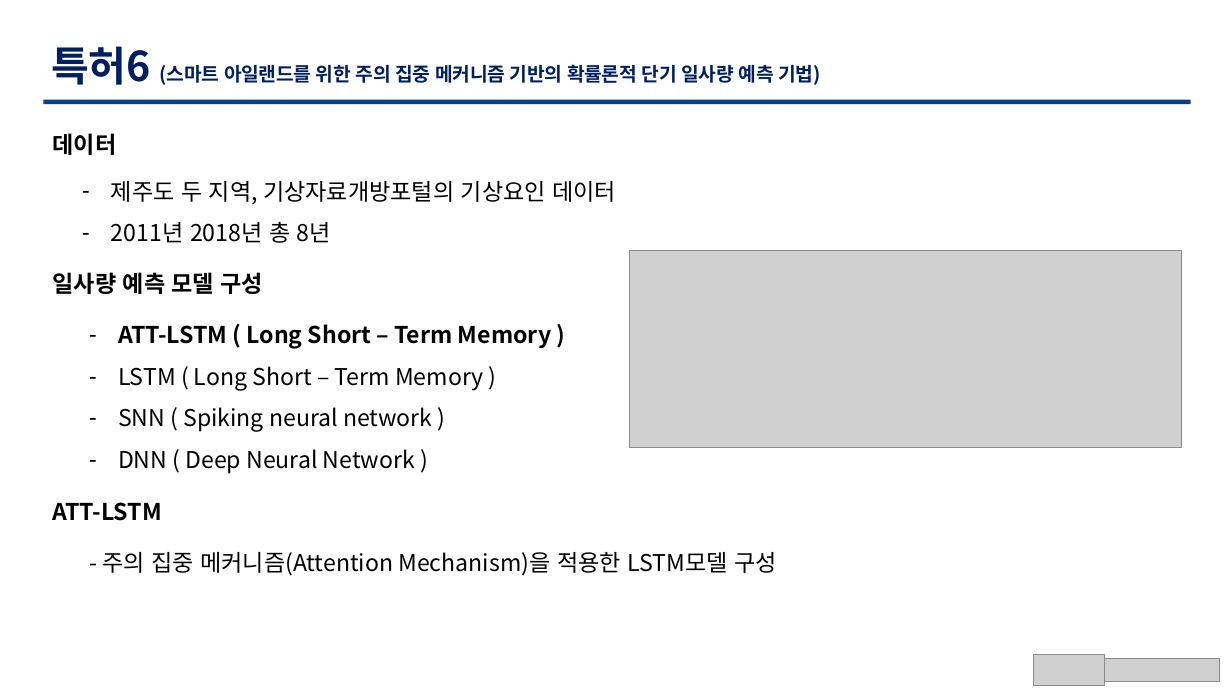
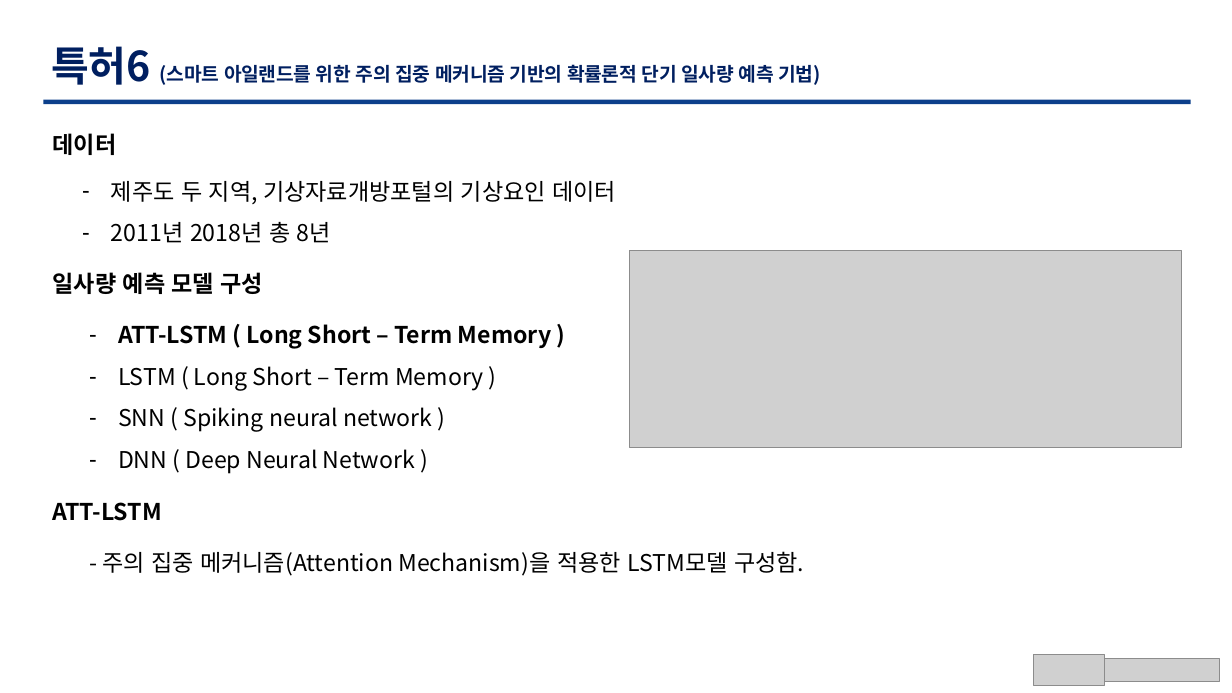
Before and after one commit to TaegyuHan/Solar_radiation_prediction_model, a slide deck: slide 13 of KICS_PT/[KICS] 동향 poster.pptx. Drawn at 1232x693 pixels with LibreOffice and Linux fonts; fonts in the diff are those of the drawing; grey boxes stand for pictures. Boxes give left, top, right and bottom in pixels: in the first picture for what was removed or moved away, otherwise in the second. Text is boxed around its words. In the diff, an @@ line names an element or a change of style, - is before the commit and + after.

```diff
--- a/KICS_PT/[KICS] 동향 poster.pptx
+++ b/KICS_PT/[KICS] 동향 poster.pptx
@@ text at bbox=[102, 551, 804, 576]: text changed @@
-- 주의 집중 메커니즘(Attention Mechanism)을 적용한 LSTM모델 구성
+- 주의 집중 메커니즘(Attention Mechanism)을 적용한 LSTM모델 구성함.
```
Also in this commit, not shown: 11 other slides changed, 1 slide removed.
